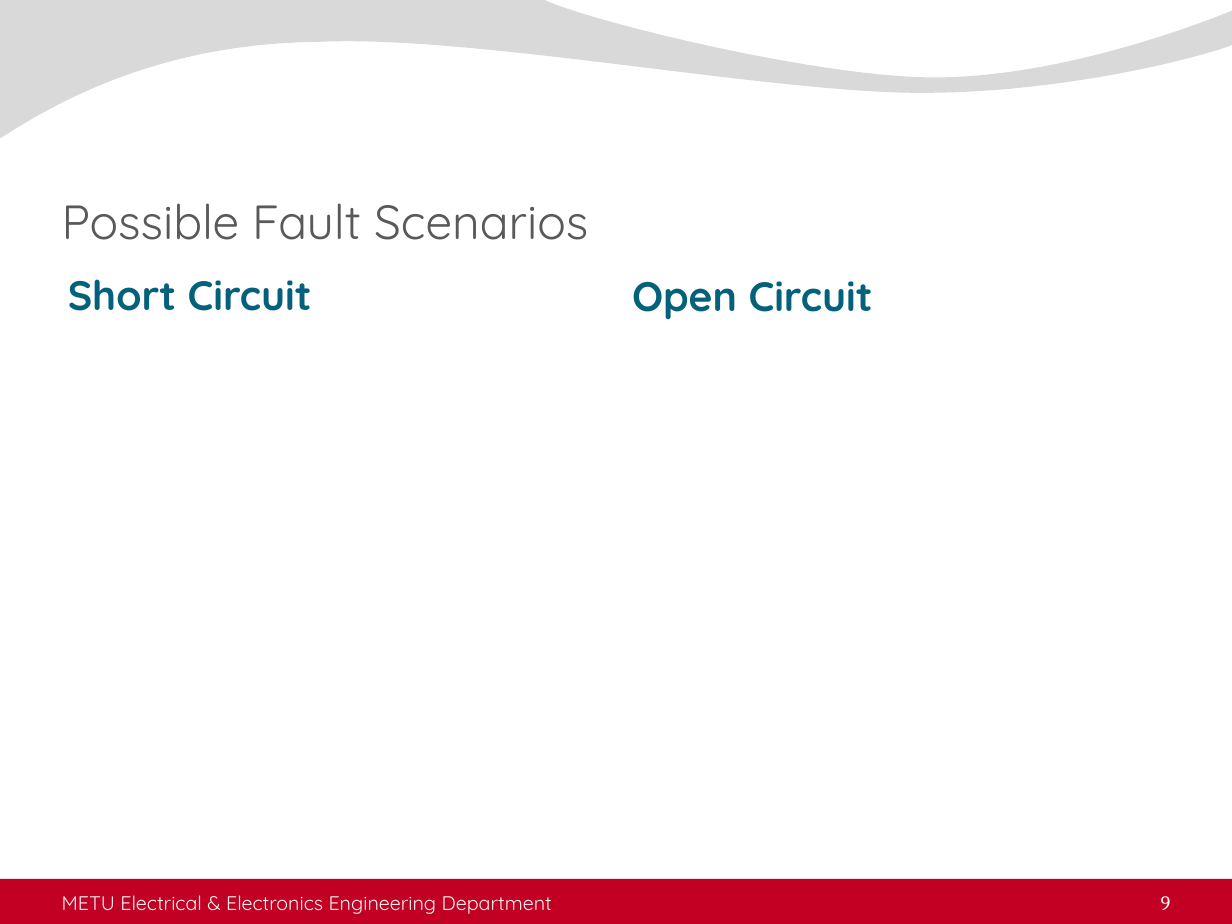
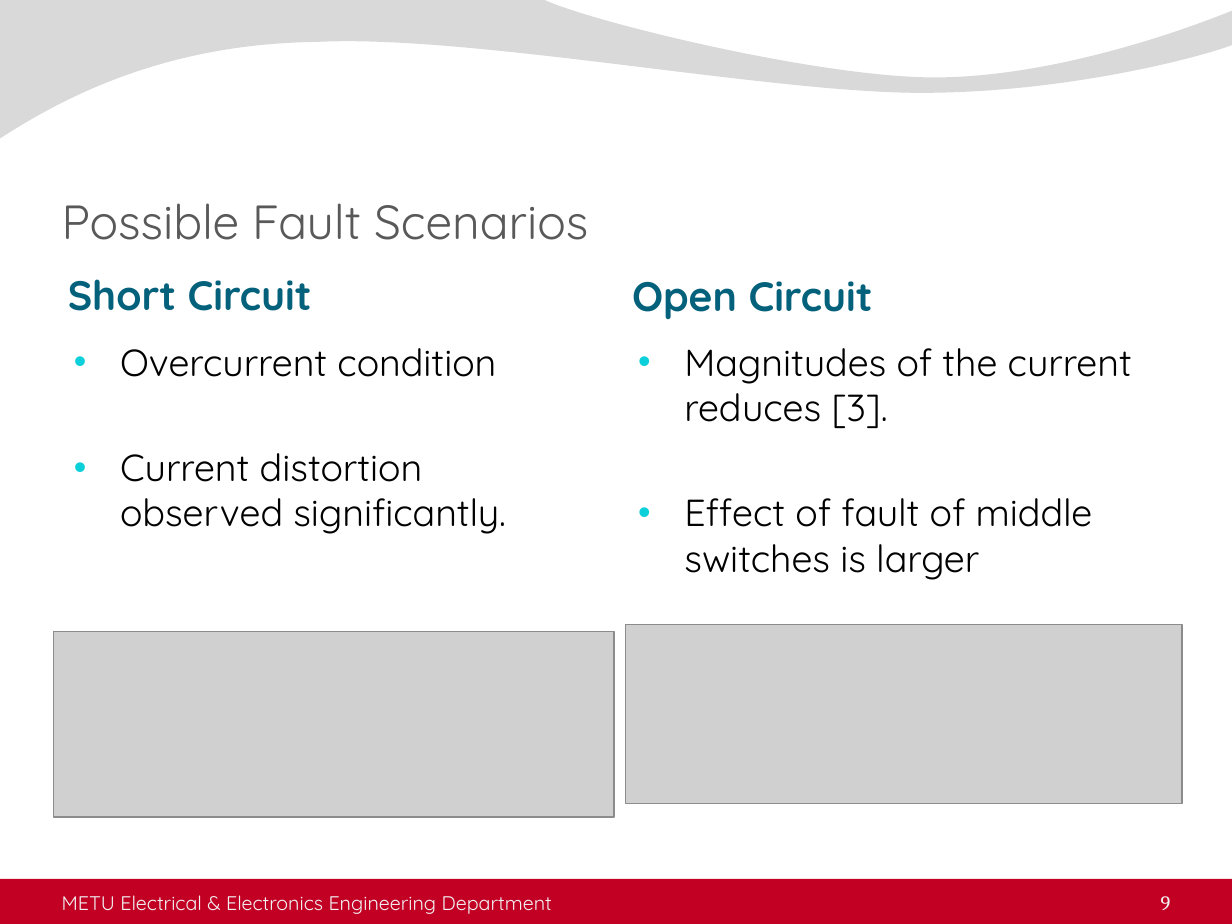
Before and after one commit to ahmetcan-akuz/Thesis, a slide deck: slide 9 of Seminar/metu_eee_seminar_presentation.pptx. Drawn at 1232x924 pixels with LibreOffice and Linux fonts; fonts in the diff are those of the drawing; grey boxes stand for pictures; background and template pictures are left out. Boxes give left, top, right and bottom in pixels: in the first picture for what was removed or moved away, otherwise in the second. Text is boxed around its words. In the diff, an @@ line names an element or a change of style, - is before the commit and + after.

```diff
--- a/Seminar/metu_eee_seminar_presentation.pptx
+++ b/Seminar/metu_eee_seminar_presentation.pptx
@@ text added at (x1=120, y1=348, x2=506, y2=534), 22 pt, text #000000 @@
+• Overcurrent condition
+• Current distortion observed significantly.
@@ text added at (x1=684, y1=348, x2=1132, y2=580), 22 pt, text #000000 @@
+• Magnitudes of the current reduces [3].
+• Effect of fault of middle switches is larger
@@ picture added at (x1=626, y1=625, x2=1181, y2=803) @@
@@ picture added at (x1=53, y1=632, x2=614, y2=818) @@
```
Also in this commit, not shown: 11 other slides changed, 1 slide added, 1 slide removed, 4 other files.
